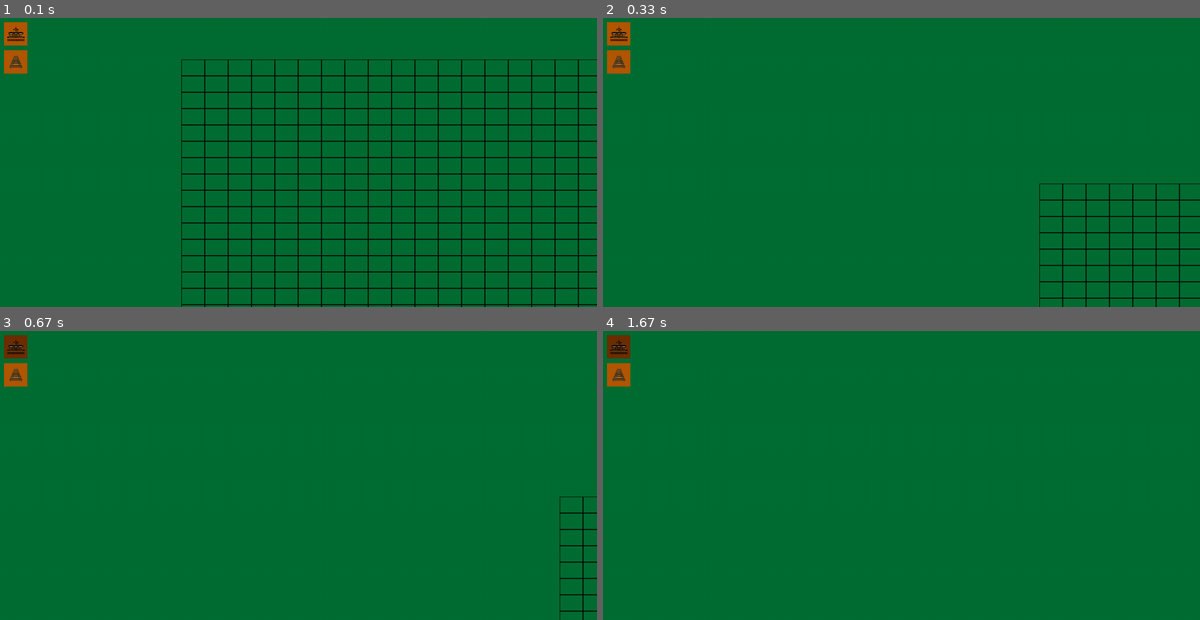
Above: before the commit, frames 1-4 (two rows, left to right).
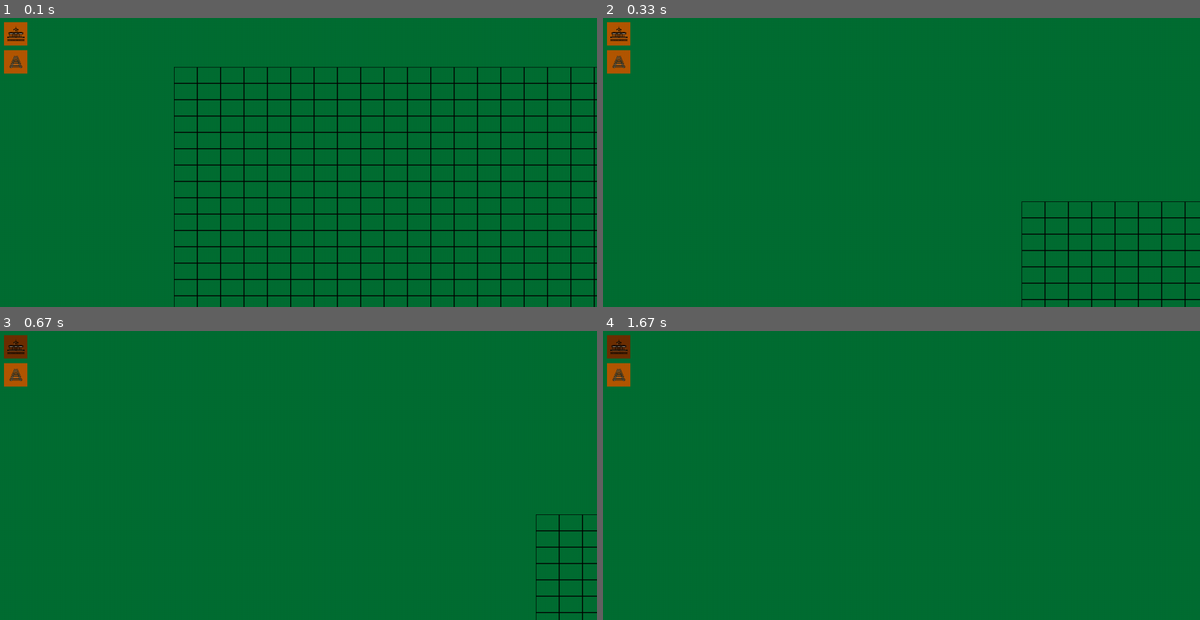
Above: after the commit, the same moments.

Repository: Hairash/Tower_game
Game: pygame game, started from src/main.py
Two runs of this game, one before a commit and one after it. Both use one fixed random seed, a clock stepped at 60 frames per second and the inputs below.
Inputs (mouse positions are in pixels of both pictures, inside the frame that each line leads up to):
- Up to frame 1 (0.1 s): no input
- Up to frame 2 (0.33 s): no input
- Up to frame 3 (0.67 s): press the mouse at (17, 345) at 0.37 s; move the mouse to (143, 354) at 0.47 s; release the mouse at (274, 359) at 0.6 s
- Up to frame 4 (1.67 s): click (961, 475) at 0.72 s; press the mouse at (620, 374) at 1.03 s; move the mouse to (805, 388) at 1.13 s; release the mouse at (997, 403) at 1.27 s; press the mouse at (620, 345) at 1.37 s; move the mouse to (752, 461) at 1.47 s; release the mouse at (883, 573) at 1.6 s

The runs differ from the first frame. In frame 1, 15% of the frame differs, in the area x 29-100%, y 14-100%; in frame 2, 2.8%; in frame 3, 0.7%; in frame 4, nothing differs.

Commit message:
Zoom camera added

Diff:
--- a/src/camera.py
+++ b/src/camera.py
@@ -4,41 +4,72 @@
 class Camera:
     def __init__(self):
         self.display_surface = pygame.display.get_surface()
+        self.half_width = self.display_surface.get_size()[0] // 2
+        self.half_height = self.display_surface.get_size()[1] // 2
+
+        # mouse
+        self.x_border_offset = self.half_width * 0.3
+        self.y_border_offset = self.half_height * 0.3
+        self.mouse_speed = 0.2
+
         self.offset = pygame.math.Vector2()
 
-        self.x_boarder_offset = 200
-        self.y_boarder_offset = 100
-        self.mouse_speed = 0.2
+        # zoom
+        self.zoom_scale = 1
+        # TODO: make consts
+        self.internal_surface_size = (2600, 2600)
+        self.internal_surface = pygame.Surface(self.internal_surface_size, pygame.SRCALPHA)
+        self.internal_rect = self.internal_surface.get_rect(center=(self.half_width, self.half_height))
+        self.internal_surface_size_vector = pygame.math.Vector2(self.internal_surface_size)
+        self.internal_offset = pygame.math.Vector2()
+        self.internal_offset.x = self.internal_surface_size[0] // 2 - self.half_width
+        self.internal_offset.y = self.internal_surface_size[1] // 2 - self.half_height
 
     def mouse_control(self):
         mouse = pygame.math.Vector2(pygame.mouse.get_pos())
         mouse_offset_vector = pygame.math.Vector2()
 
-        left_boarder = self.x_boarder_offset
-        top_boarder = self.y_boarder_offset
-        right_boarder = self.display_surface.get_size()[0] - self.x_boarder_offset
-        bottom_boarder = self.display_surface.get_size()[1] - self.y_boarder_offset
+        left_border = self.x_border_offset
+        top_border = self.y_border_offset
+        right_border = self.display_surface.get_size()[0] - self.x_border_offset
+        bottom_border = self.display_surface.get_size()[1] - self.y_border_offset
 
-        if top_boarder < mouse.y < bottom_boarder:
-            if mouse.x < left_boarder:
-                mouse_offset_vector.x = left_boarder - mouse.x
-            if mouse.x > right_boarder:
-                mouse_offset_vector.x = right_boarder - mouse.x
-        elif mouse.y < top_boarder:
-            if mouse.x < left_boarder:
-                mouse_offset_vector = pygame.math.Vector2(left_boarder, top_boarder) - mouse
-            if mouse.x > right_boarder:
-                mouse_offset_vector = pygame.math.Vector2(right_boarder, top_boarder) - mouse
-        elif mouse.y > bottom_boarder:
-            if mouse.x < left_boarder:
-                mouse_offset_vector = pygame.math.Vector2(left_boarder, bottom_boarder) - mouse
-            if mouse.x > right_boarder:
-                mouse_offset_vector = pygame.math.Vector2(right_boarder, bottom_boarder) - mouse
+        if top_border < mouse.y < bottom_border:
+            if mouse.x < left_border:
+                mouse_offset_vector.x = left_border - mouse.x
+            if mouse.x > right_border:
+                mouse_offset_vector.x = right_border - mouse.x
+        elif mouse.y < top_border:
+            if mouse.x < left_border:
+                mouse_offset_vector = pygame.math.Vector2(left_border, top_border) - mouse
+            if mouse.x > right_border:
+                mouse_offset_vector = pygame.math.Vector2(right_border, top_border) - mouse
+        elif mouse.y > bottom_border:
+            if mouse.x < left_border:
+                mouse_offset_vector = pygame.math.Vector2(left_border, bottom_border) - mouse
+            if mouse.x > right_border:
+                mouse_offset_vector = pygame.math.Vector2(right_border, bottom_border) - mouse
 
-        if left_boarder < mouse.x < right_boarder:
-            if mouse.y < top_boarder:
-                mouse_offset_vector.y = top_boarder - mouse.y
-            if mouse.y > bottom_boarder:
-                mouse_offset_vector.y = bottom_boarder - mouse.y
+        if left_border < mouse.x < right_border:
+            if mouse.y < top_border:
+                mouse_offset_vector.y = top_border - mouse.y
+            if mouse.y > bottom_border:
+                mouse_offset_vector.y = bottom_border - mouse.y
 
         self.offset += mouse_offset_vector * self.mouse_speed
+
+    def draw(self, surface):
+        scaled_surface = pygame.transform.scale(
+            self.internal_surface,
+            self.internal_surface_size_vector * self.zoom_scale,
+        )
+        scaled_rect = scaled_surface.get_rect(center=(self.half_width, self.half_height))
+
+        surface.blit(scaled_surface, scaled_rect)
+
+    def get_mouse_coords_on_field(self, mouse_pos):
+        scaled_coords = pygame.math.Vector2(
+            self.half_width + (mouse_pos[0] - self.half_width) / self.zoom_scale,
+            self.half_height + (mouse_pos[1] - self.half_height) / self.zoom_scale,
+        )
+        return scaled_coords - self.offset
--- a/src/field.py
+++ b/src/field.py
@@ -27,11 +27,6 @@
                 (self.cell_width * GREAT_FACTOR, self.cell_height * GREAT_FACTOR)
             ) for (name, surface) in load_folder('assets/railroads').items()
         }
-
-    def align_grid(self, x, y):
-        col, row = self.to_grid(x, y)
-
-        return self.from_grid(col, row)
 
     def from_grid(self, col, row):
         x = col * self.cell_width
--- a/src/game.py
+++ b/src/game.py
@@ -77,14 +77,13 @@
                 elif event.type == pygame.MOUSEBUTTONDOWN:
                     # Check if left mouse button was clicked
                     if event.button == 1:
-                        # TODO: Move to functions
+                        # TODO: Move to functions!!!
                         mode_changed, mode = self.control_panel.mode_changed(event.pos, self.mode)
                         if mode_changed:
                             self.mode = mode
                         else:
-                            event.pos -= self.camera.offset
-                            col, row = self.field.to_grid(event.pos[0], event.pos[1])
-                            print(int(col), int(row), self.mode)
+                            mouse_coords_on_field = self.camera.get_mouse_coords_on_field(event.pos)
+                            col, row = self.field.to_grid(*mouse_coords_on_field)
 
                             if self.mode == GameMode.build_station:
                                 self.stations.add((col, row))
@@ -100,19 +99,37 @@
                                     self.planning_roads.clear()
 
                 elif event.type == pygame.MOUSEMOTION:
+                    # planning a railroad
                     if self.planning_roads:
-                        event.pos -= self.camera.offset
-                        col, row = self.field.to_grid(event.pos[0], event.pos[1])
+                        mouse_coords_on_field = self.camera.get_mouse_coords_on_field(event.pos)
+                        col, row = self.field.to_grid(*mouse_coords_on_field)
 
                         if self.planning_roads[-1] == (col, row):
                             continue
 
                         self.planning_roads = self.find_path(self.planning_roads[0], (col, row))
 
-            screen.fill(COLOR.background)
+                elif event.type == pygame.MOUSEWHEEL:
+                    # zoom
+                    # TODO: to consts
+                    self.camera.zoom_scale += event.y * 0.03
+                    if self.camera.zoom_scale > 2:
+                        self.camera.zoom_scale = 2
+                    if self.camera.zoom_scale < 0.5:
+                        self.camera.zoom_scale = 0.5
 
             self.camera.mouse_control()
-            self.field.draw(screen, self.stations, self.roads, self.planning_roads, self.camera.offset)
 
+            self.camera.internal_surface.fill(COLOR.background)
+
+            self.field.draw(
+                self.camera.internal_surface,
+                self.stations,
+                self.roads,
+                self.planning_roads,
+                self.camera.offset + self.camera.internal_offset,
+            )
+            self.camera.draw(screen)
             self.control_panel.draw(screen, self.mode)
+
             pygame.display.flip()
